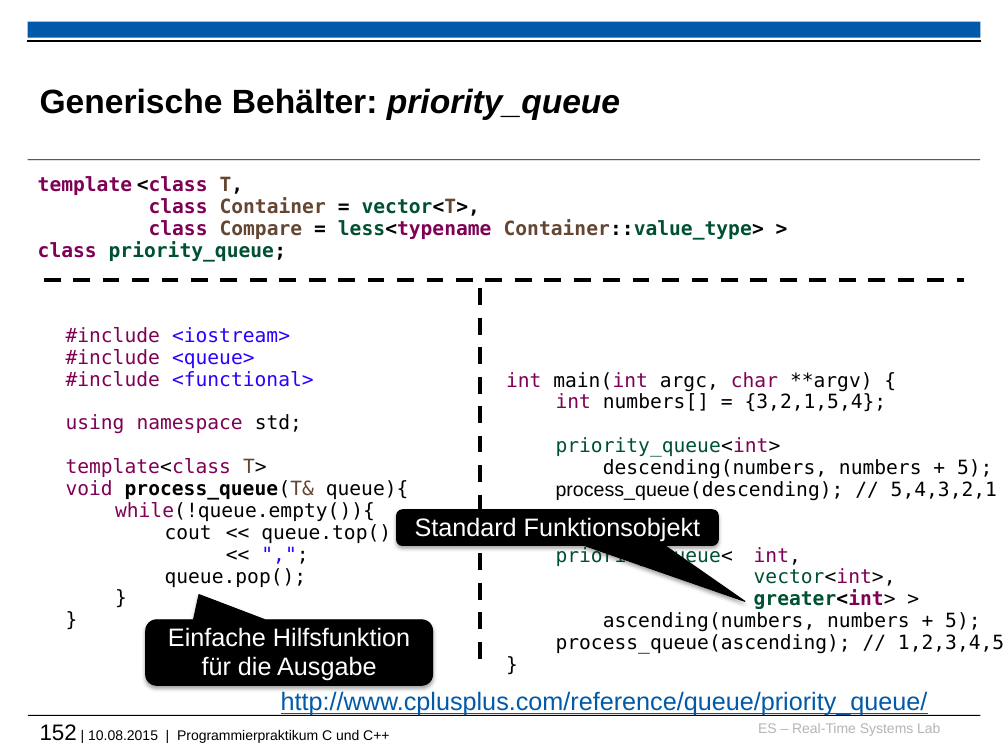
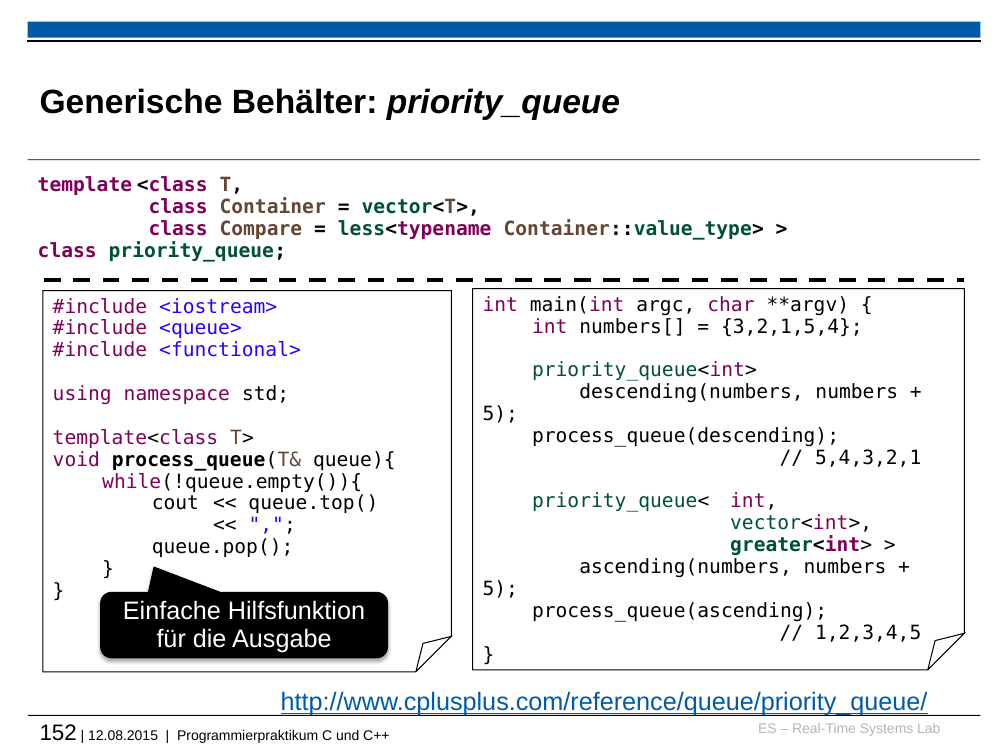
Before and after one commit to h82k/tud-cppp, a slide deck: slide 152 of vorlesung/cppp_lecture.pptx. Drawn at 1008x756 pixels with LibreOffice and Linux fonts; fonts in the diff are those of the drawing; background and template pictures are left out. Boxes give left, top, right and bottom in pixels: in the first picture for what was removed or moved away, otherwise in the second. Text is boxed around its words. In the diff, an @@ line names an element or a change of style, - is before the commit and + after.

```diff
--- a/vorlesung/cppp_lecture.pptx
+++ b/vorlesung/cppp_lecture.pptx
@@ folded corner "#include <iostream>" at (x1=42, y1=290, x2=451, y2=671): outline none to #000000 0.75 pt @@
@@ folded corner "#include <iostream>" resized from (x1=66, y1=327, x2=409, y2=587) to (x1=42, y1=290, x2=451, y2=671) @@
@@ folded corner "int main(int argc, char **argv) ..." resized from (x1=506, y1=372, x2=1004, y2=654) to (x1=473, y1=288, x2=965, y2=669) @@
@@ folded corner "int main(int argc, char **argv) ..." at (x1=473, y1=288, x2=965, y2=669): outline none to #000000 0.75 pt @@
@@ line removed from (480, 288) to (480, 664) @@
@@ text in folded corner at (x1=532, y1=427, x2=921, y2=467): text changed @@
-process_queue(descending); // 5,4,3,2,1
+process_queue(descending);
+// 5,4,3,2,1
@@ rounded speech box removed at (x1=396, y1=510, x2=718, y2=545) @@
-Standard Funktionsobjekt
@@ rounded speech box "Einfache Hilfsfunktion für die Ausgabe" moved from (x1=146, y1=620, x2=433, y2=685) to (x1=101, y1=593, x2=388, y2=658) @@
@@ text in folded corner at (x1=532, y1=602, x2=921, y2=642): text changed @@
-process_queue(ascending); // 1,2,3,4,5
+process_queue(ascending);
+// 1,2,3,4,5
@@ text at (x1=40, y1=724, x2=389, y2=743): text changed @@
-152 | 10.08.2015 | Programmierpraktikum C und C++
+152 | 12.08.2015 | Programmierpraktikum C und C++
```
Also in this commit, not shown: 33 other slides changed, 3 other files.
